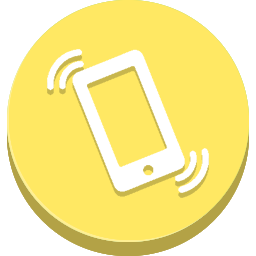
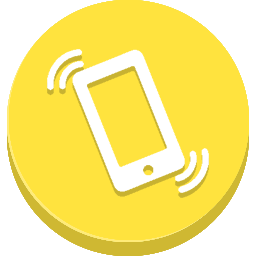
Layers edited between the first and the second w=256, h=256 image:
painted on "Layer 2" over [7, 0, 249, 242]
